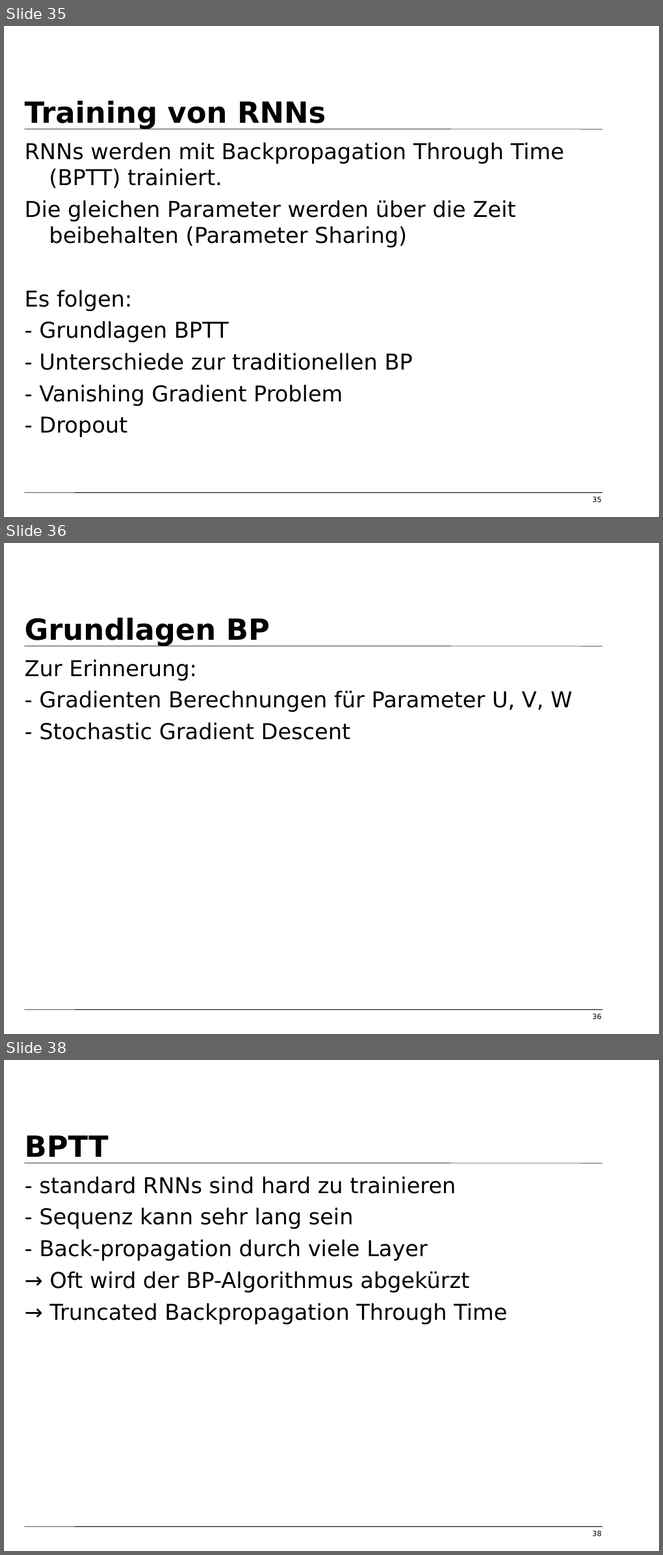
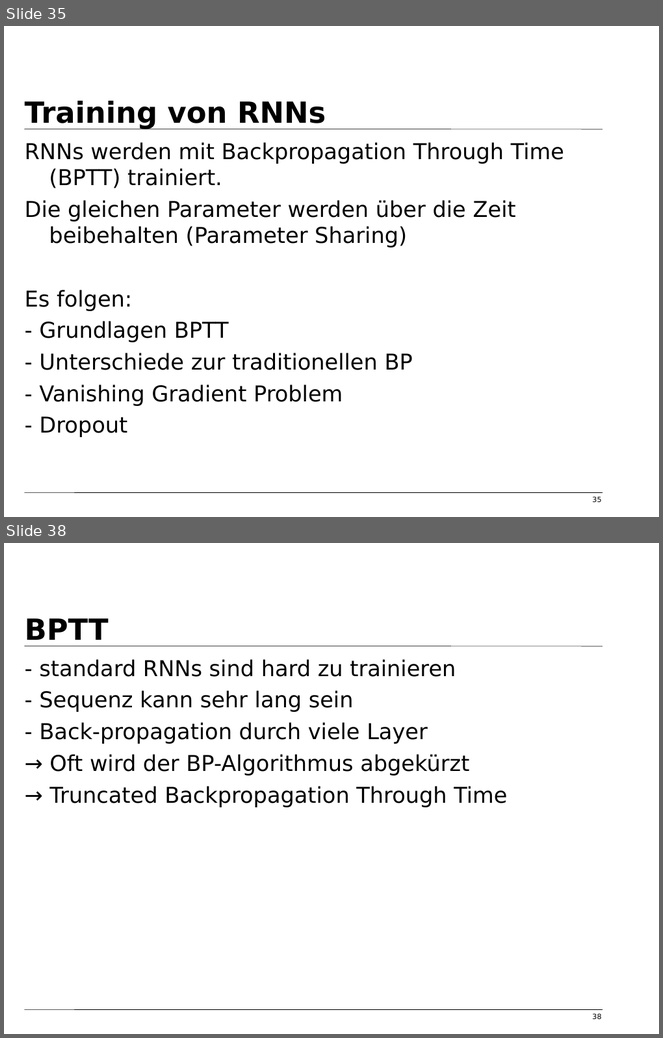
Before and after one commit to tfassbender/deep_learning_team_rnn, a slide deck: final/vorlesung_rnn_final.odp. Shown one above the other, each under a label of ours: slides 35, 36 and 38 before the commit, slides 35 and 38 after it; the slides between them are not shown. The pictures are 663x1555 and 663x1038 pixels, drawn with LibreOffice and Linux fonts; fonts in the diff are those of the drawing; background and template pictures are left out. Boxes give left, top, right and bottom in pixels: in the first picture for what was removed or moved away, otherwise in the second. Text is boxed around its words. In the diff, an @@ line names an element or a change of style, - is before the commit and + after.

```diff
--- a/final/vorlesung_rnn_final.odp
+++ b/final/vorlesung_rnn_final.odp
@@ slide 36 removed at box(4, 543, 659, 1034), background #FFFFFF; not listed: 2 template elements that a slide beside it also shows @@
@@ title removed at box(25, 618, 270, 646) @@
-Grundlagen BP
@@ text removed at box(25, 659, 572, 740) @@
-Zur Erinnerung:
-- Gradienten Berechnungen für Parameter U, V, W
-- Stochastic Gradient Descent
@@ page number removed at box(592, 1014, 601, 1019) @@
-36
```
Also in this commit, not shown: 9 slides changed, 1 slide added, 3 other files.
